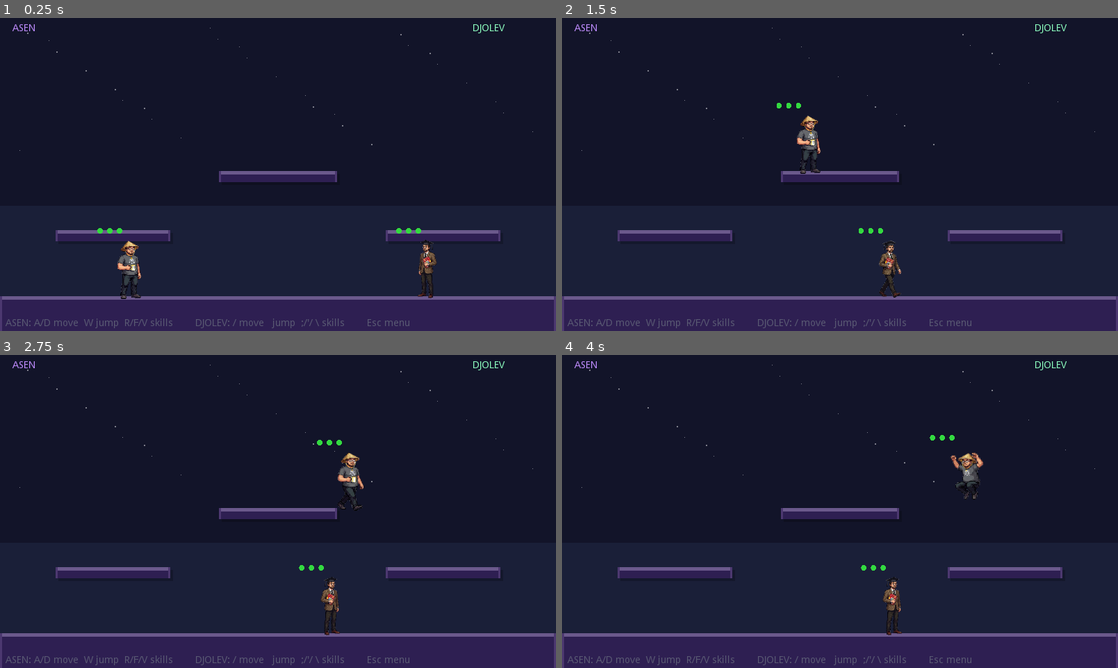
Above: before the commit, frames 1-4 (two rows, left to right).
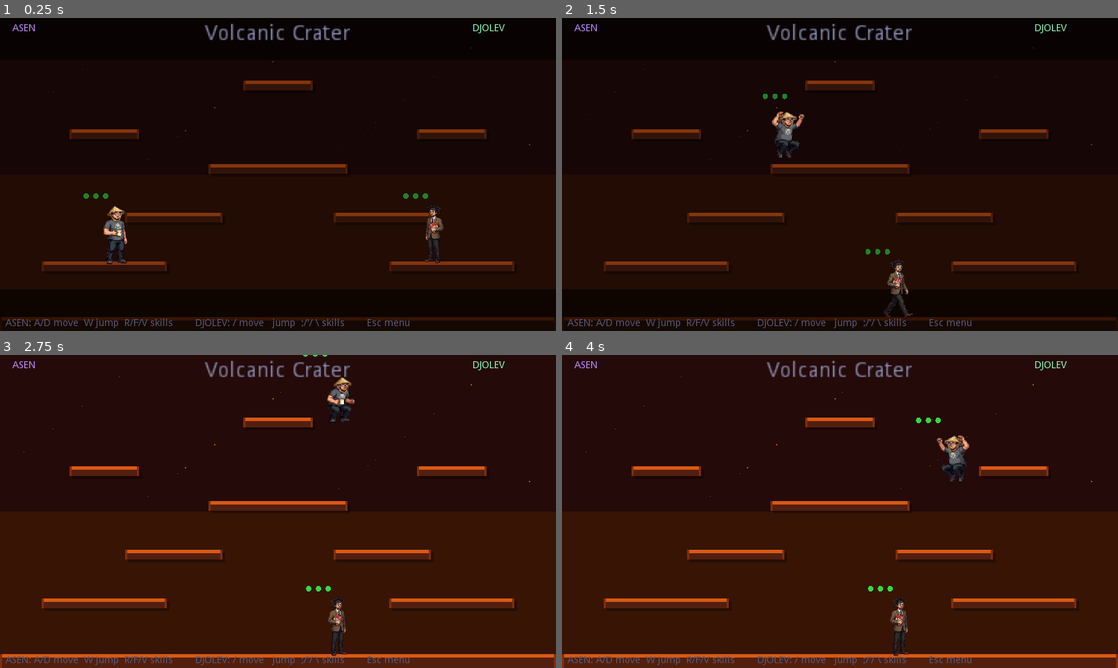
Above: after the commit, the same moments.

Repository: asenmitrev/cucugo
Game: Godot game, scene res://scenes/Main.tscn
The game is run twice, just before and just after one commit, with the same random seed, the same clock (stepped at 60 frames per second) and the same inputs. This scene is started directly instead of the project's main scene.
Inputs:
- Up to frame 1 (0.25 s): no input
- Up to frame 2 (1.5 s): tap Enter at 0.5 s; hold D (p1_right) 0.53-1.28 s; hold Left (p2_left) 0.53-1.28 s; tap W (p1_jump) at 0.77 s; hold Down from 1.28 s (still down); tap Right (p2_right) at 1.35 s
- Up to frame 3 (2.75 s): tap W (p1_jump) at 1.52 s; release Down at 2.03 s; hold D (p1_right) from 2.03 s (still down); tap Enter at 2.1 s
- Up to frame 4 (4 s): tap Keypad Enter at 2.85 s; tap W (p1_jump) at 3.02, 3.77 s; release D (p1_right) at 3.53 s; hold A (p1_left) from 3.53 s (still down); tap Space at 3.6 s

The runs differ from the first frame. In frame 1, 99% of the frame differs, in the area x 0-100%, y 0-100%; in frame 2, 99%; in frame 3, 99%; in frame 4, 99%.

Commit message:
feat: add level system with multiple stages
- Add LevelDef resource class for defining levels
- Create 5 levels: classic, skyscraper, crater, frost_bridge, coliseum
- Randomize level selection each round (no repeats)
- Per-level backgrounds, star fields, platform colors, start positions
- Level transition flash effect on round restart

Diff:
--- a/project.godot
+++ b/project.godot
@@ -15,12 +15,18 @@
 "path": "res://scripts/CharacterDef.gd"
 }, {
 "base": "Resource",
+"class": "LevelDef",
+"language": "GDScript",
+"path": "res://scripts/LevelDef.gd"
+}, {
+"base": "Resource",
 "class": "SkillDef",
 "language": "GDScript",
 "path": "res://scripts/SkillDef.gd"
 } ]
 _global_script_class_icons={
 "CharacterDef": "",
+"LevelDef": "",
 "SkillDef": ""
 }
 
--- /dev/null
+++ b/resources/levels/classic.tres
@@ -0,0 +1,20 @@
+[gd_resource type="Resource" load_steps=2 format=2]
+
+[ext_resource path="res://scripts/LevelDef.gd" type="Script" id=1]
+
+[resource]
+script = ExtResource( 1 )
+level_name = "Classic Arena"
+bg_top = Color( 0.07, 0.08, 0.16, 1 )
+bg_bottom = Color( 0.1, 0.12, 0.22, 1 )
+bg_split = 0.6
+plat_fill = Color( 0.18, 0.12, 0.32, 1 )
+plat_highlight = Color( 0.42, 0.35, 0.55, 1 )
+plat_shadow = Color( 0.3, 0.22, 0.44, 1 )
+plat_dark = Color( 0, 0, 0, 0.22 )
+star_seed = 42
+star_color = Color( 1, 1, 1, 0.45 )
+star_count = 28
+start_p1 = Vector2( 140, 300 )
+start_p2 = Vector2( 570, 300 )
+platforms_str = "0,400,800,50|80,305,165,16|555,305,165,16|315,220,170,16"
--- /dev/null
+++ b/resources/levels/coliseum.tres
@@ -0,0 +1,20 @@
+[gd_resource type="Resource" load_steps=2 format=2]
+
+[ext_resource path="res://scripts/LevelDef.gd" type="Script" id=1]
+
+[resource]
+script = ExtResource( 1 )
+level_name = "Golden Coliseum"
+bg_top = Color( 0.12, 0.08, 0.02, 1 )
+bg_bottom = Color( 0.2, 0.14, 0.04, 1 )
+bg_split = 0.55
+plat_fill = Color( 0.35, 0.25, 0.08, 1 )
+plat_highlight = Color( 0.9, 0.7, 0.15, 1 )
+plat_shadow = Color( 0.55, 0.4, 0.12, 1 )
+plat_dark = Color( 0, 0, 0, 0.25 )
+star_seed = 789
+star_color = Color( 1, 0.85, 0.3, 0.5 )
+star_count = 30
+start_p1 = Vector2( 100, 300 )
+start_p2 = Vector2( 650, 300 )
+platforms_str = "0,430,800,20|300,340,200,14|40,350,130,14|630,350,130,14|160,270,120,14|520,270,120,14|310,200,180,14|100,140,110,14|590,140,110,14|340,70,120,14"
--- /dev/null
+++ b/resources/levels/crater.tres
@@ -0,0 +1,20 @@
+[gd_resource type="Resource" load_steps=2 format=2]
+
+[ext_resource path="res://scripts/LevelDef.gd" type="Script" id=1]
+
+[resource]
+script = ExtResource( 1 )
+level_name = "Volcanic Crater"
+bg_top = Color( 0.14, 0.04, 0.03, 1 )
+bg_bottom = Color( 0.22, 0.08, 0.02, 1 )
+bg_split = 0.5
+plat_fill = Color( 0.32, 0.12, 0.06, 1 )
+plat_highlight = Color( 0.85, 0.35, 0.08, 1 )
+plat_shadow = Color( 0.5, 0.18, 0.05, 1 )
+plat_dark = Color( 0, 0, 0, 0.3 )
+star_seed = 256
+star_color = Color( 1, 0.6, 0.15, 0.55 )
+star_count = 20
+start_p1 = Vector2( 120, 280 )
+start_p2 = Vector2( 580, 280 )
+platforms_str = "0,430,800,20|60,350,180,14|560,350,180,14|180,280,140,14|480,280,140,14|300,210,200,14|100,160,100,14|600,160,100,14|350,90,100,14"
--- /dev/null
+++ b/resources/levels/frost_bridge.tres
@@ -0,0 +1,20 @@
+[gd_resource type="Resource" load_steps=2 format=2]
+
+[ext_resource path="res://scripts/LevelDef.gd" type="Script" id=1]
+
+[resource]
+script = ExtResource( 1 )
+level_name = "Frost Bridge"
+bg_top = Color( 0.04, 0.08, 0.18, 1 )
+bg_bottom = Color( 0.08, 0.15, 0.3, 1 )
+bg_split = 0.65
+plat_fill = Color( 0.12, 0.22, 0.35, 1 )
+plat_highlight = Color( 0.5, 0.75, 1, 1 )
+plat_shadow = Color( 0.25, 0.45, 0.65, 1 )
+plat_dark = Color( 0, 0, 0, 0.2 )
+star_seed = 512
+star_color = Color( 0.7, 0.85, 1, 0.5 )
+star_count = 40
+start_p1 = Vector2( 100, 300 )
+start_p2 = Vector2( 650, 300 )
+platforms_str = "0,420,180,30|620,420,180,30|160,360,100,12|540,360,100,12|280,320,80,12|440,320,80,12|340,270,120,12|140,240,100,12|560,240,100,12|340,170,120,12|200,120,90,12|510,120,90,12"
--- /dev/null
+++ b/resources/levels/skyscraper.tres
@@ -0,0 +1,20 @@
+[gd_resource type="Resource" load_steps=2 format=2]
+
+[ext_resource path="res://scripts/LevelDef.gd" type="Script" id=1]
+
+[resource]
+script = ExtResource( 1 )
+level_name = "Neon Skyscraper"
+bg_top = Color( 0.02, 0.06, 0.12, 1 )
+bg_bottom = Color( 0.06, 0.15, 0.25, 1 )
+bg_split = 0.55
+plat_fill = Color( 0.08, 0.22, 0.28, 1 )
+plat_highlight = Color( 0.2, 0.8, 0.7, 1 )
+plat_shadow = Color( 0.12, 0.45, 0.5, 1 )
+plat_dark = Color( 0, 0, 0, 0.25 )
+star_seed = 137
+star_color = Color( 0.3, 1, 0.9, 0.5 )
+star_count = 35
+start_p1 = Vector2( 100, 300 )
+start_p2 = Vector2( 620, 200 )
+platforms_str = "0,420,800,30|50,340,140,14|200,290,130,14|470,290,130,14|620,340,140,14|310,200,180,14|120,150,110,14|570,150,110,14|340,80,120,14"
--- /dev/null
+++ b/scripts/LevelDef.gd
@@ -0,0 +1,38 @@
+extends Resource
+class_name LevelDef
+
+export var level_name: String = "Untitled"
+
+# Background
+export var bg_top: Color = Color(0.07, 0.08, 0.16)
+export var bg_bottom: Color = Color(0.10, 0.12, 0.22)
+export var bg_split: float = 0.6
+
+# Platform rendering
+export var plat_fill: Color = Color(0.18, 0.12, 0.32)
+export var plat_highlight: Color = Color(0.42, 0.35, 0.55)
+export var plat_shadow: Color = Color(0.30, 0.22, 0.44)
+export var plat_dark: Color = Color(0, 0, 0, 0.22)
+
+# Stars / ambient particles
+export var star_seed: int = 42
+export var star_color: Color = Color(1, 1, 1, 0.45)
+export var star_count: int = 28
+
+# Spawn positions
+export var start_p1: Vector2 = Vector2(140, 300)
+export var start_p2: Vector2 = Vector2(570, 300)
+
+# Platforms: "x,y,w,h|x,y,w,h|..."
+export var platforms_str: String = ""
+
+func _get_platforms() -> Array:
+	var out: Array = []
+	if platforms_str == "":
+		return out
+	var entries: Array = platforms_str.split("|")
+	for entry in entries:
+		var parts: Array = entry.split(",")
+		if parts.size() == 4:
+			out.append([float(parts[0]), float(parts[1]), float(parts[2]), float(parts[3])])
+	return out
--- a/scripts/Main.gd
+++ b/scripts/Main.gd
@@ -6,15 +6,16 @@
 const SW := 90.0
 const SH := 90.0
 
-const P1_START := Vector2(140.0, 300.0)
-const P2_START := Vector2(570.0, 300.0)
-
-const PLATS := [
-	[0.0,   400.0, 800.0, 50.0],
-	[80.0,  305.0, 165.0, 16.0],
-	[555.0, 305.0, 165.0, 16.0],
-	[315.0, 220.0, 170.0, 16.0],
-]
+# --- Level system ---
+const LEVEL_CLASSIC = preload("res://resources/levels/classic.tres")
+const LEVEL_SKYSCRAPER = preload("res://resources/levels/skyscraper.tres")
+const LEVEL_CRATER = preload("res://resources/levels/crater.tres")
+const LEVEL_FROST = preload("res://resources/levels/frost_bridge.tres")
+const LEVEL_COLISEUM = preload("res://resources/levels/coliseum.tres")
+const _levels = [LEVEL_CLASSIC, LEVEL_SKYSCRAPER, LEVEL_CRATER, LEVEL_FROST, LEVEL_COLISEUM]
+var active_level = null
+var _prev_level_idx = -1
+var _level_flash_t = 0.0
 
 
 var ASEN_DEF   = preload("res://resources/asen.tres")
@@ -171,16 +172,39 @@
 var _lbl_winner: Label
 var _lbl_restart: Label
 var _lbl_controls: Label
+var _lbl_level: Label
+
+
+func _pick_level() -> void:
+	var idx: int = 0
+	if _levels.size() > 1:
+		idx = randi() % _levels.size()
+		while idx == _prev_level_idx:
+			idx = randi() % _levels.size()
+		_prev_level_idx = idx
+	else:
+		idx = 0
+	active_level = _levels[idx]
+	_level_flash_t = 2.5
+	if _lbl_level != null:
+		_lbl_level.text = active_level.level_name
 
 
 func _ready() -> void:
 	OS.window_fullscreen = true
 	MenuManager.locked = false
+	_pick_level()
+
 	var ui := CanvasLayer.new()
 	add_child(ui)
 
 	var _p1: CharacterDef = p1_def if p1_def != null else ASEN_DEF
 	var _p2: CharacterDef = p2_def if p2_def != null else DJOLEV_DEF
+	_lbl_level = _make_lbl(active_level.level_name, Vector2(0, 8), Color(0.55, 0.55, 0.7, 1))
+	_lbl_level.rect_size = Vector2(W / 2.2, 30)
+	_lbl_level.rect_scale = Vector2(2.2, 2.2)
+	_lbl_level.align = Label.ALIGN_CENTER
+
 	_lbl_p1 = _make_lbl(_p1.display_name, Vector2(18, 8), _p1.label_color)
 	_lbl_p2 = _make_lbl(_p2.display_name, Vector2(680, 8), _p2.label_color)
 	_lbl_controls = _make_lbl(
@@ -198,7 +222,7 @@
 	_lbl_restart.align = Label.ALIGN_CENTER
 	_lbl_restart.visible = false
 
-	for lbl in [_lbl_p1, _lbl_p2, _lbl_controls, _lbl_winner, _lbl_restart]:
+	for lbl in [_lbl_p1, _lbl_p2, _lbl_controls, _lbl_winner, _lbl_restart, _lbl_level]:
 		ui.add_child(lbl)
 
 	_init_player(0, _p1)
@@ -225,9 +249,10 @@
 	var tex: Dictionary = _TEX[def.char_name]
 
 	var slot: String = "p1" if i == 0 else "p2"
+	var start_pos: Vector2 = active_level.start_p1 if i == 0 else active_level.start_p2
 	pl[i] = {
 		"def": def,
-		"name": def.display_name, "pos": P1_START if i == 0 else P2_START, "vel": Vector2.ZERO,
+		"name": def.display_name, "pos": start_pos, "vel": Vector2.ZERO,
 		"right": i == 0, "on_gnd": false,
 		"state": "idle",
 		"dead": false, "death_t": 0.0,
@@ -257,6 +282,10 @@
 
 func _process(delta: float) -> void:
 	var dt := min(delta, 0.1)
+
+	# Level flash countdown
+	if _level_flash_t > 0.0:
+		_level_flash_t = max(0.0, _level_flash_t - dt)
 
 	if game_over:
 		restart_t += dt
@@ -469,7 +498,8 @@
 
 func _collide_plats(p: Dictionary) -> void:
 	p["on_gnd"] = false
-	for plat in PLATS:
+	var plats: Array = active_level._get_platforms()
+	for plat in plats:
 		var px: float = plat[0]
 		var py: float = plat[1]
 		var pw: float = plat[2]
@@ -488,7 +518,8 @@
 
 func _collide_effect_plats(ae: Dictionary) -> void:
 	var rect: Rect2 = ae["rect"]
-	for plat in PLATS:
+	var plats: Array = active_level._get_platforms()
+	for plat in plats:
 		var px: float = plat[0]
 		var py: float = plat[1]
 		var pw: float = plat[2]
@@ -515,6 +546,7 @@
 
 
 func _restart_round() -> void:
+	_pick_level()
 	# Remove old sprites
 	for i in [0, 1]:
 		if pl[i].has("spr"):
@@ -536,25 +568,41 @@
 
 
 func _draw() -> void:
-	draw_rect(Rect2(0, 0, W, H), Color(0.07, 0.08, 0.16))
-	draw_rect(Rect2(0, H * 0.6, W, H * 0.4), Color(0.10, 0.12, 0.22))
-
-	for i in range(28):
-		var sx := fmod(float(i * 137 + 29), 780.0) + 10.0
-		var sy := fmod(float(i * 97 + 13), 185.0) + 8.0
+	var lev: Resource = active_level
+	var bg_top: Color = lev.bg_top
+	var bg_bottom: Color = lev.bg_bottom
+	var split_y: float = H * lev.bg_split
+
+	# Background
+	draw_rect(Rect2(0, 0, W, split_y), bg_top)
+	draw_rect(Rect2(0, split_y, W, H - split_y), bg_bottom)
+
+	# Stars (deterministic from level seed)
+	var seedd: int = lev.star_seed
+	var star_col: Color = lev.star_color
+	var star_cnt: int = lev.star_count
+	for i in range(star_cnt):
+		var sx := fmod(float(i * 137 + seedd), 780.0) + 10.0
+		var sy := fmod(float(i * 97 + seedd * 3), float(split_y - 20.0)) + 8.0
 		var sz := 2.0 if i % 3 == 0 else 1.0
-		draw_rect(Rect2(sx, sy, sz, sz), Color(1, 1, 1, 0.45))
-
-	for plat in PLATS:
+		draw_rect(Rect2(sx, sy, sz, sz), star_col)
+
+	# Platforms
+	var plats: Array = lev._get_platforms()
+	var pf: Color = lev.plat_fill
+	var ph: Color = lev.plat_highlight
+	var ps: Color = lev.plat_shadow
+	var pd: Color = lev.plat_dark
+	for plat in plats:
 		var px: float = plat[0]
 		var py: float = plat[1]
 		var pw: float = plat[2]
-		var ph: float = plat[3]
-		draw_rect(Rect2(px + 4, py + 4, pw, ph), Color(0, 0, 0, 0.22))
-		draw_rect(Rect2(px, py, pw, ph), Color(0.18, 0.12, 0.32))
-		draw_rect(Rect2(px, py, pw, 5), Color(0.42, 0.35, 0.55))
-		draw_rect(Rect2(px, py, 3, ph), Color(0.30, 0.22, 0.44))
-		draw_rect(Rect2(px + pw - 3, py, 3, ph), Color(0.30, 0.22, 0.44))
+		var pheight: float = plat[3]
+		draw_rect(Rect2(px + 4, py + 4, pw, pheight), pd)
+		draw_rect(Rect2(px, py, pw, pheight), pf)
+		draw_rect(Rect2(px, py, pw, 5), ph)
+		draw_rect(Rect2(px, py, 3, pheight), ps)
+		draw_rect(Rect2(px + pw - 3, py, 3, pheight), ps)
 
 	# Active skill effect hitboxes
 	for i in [0, 1]:
@@ -611,4 +659,11 @@
 	if game_over:
 		draw_rect(Rect2(0, 0, W, H), Color(0, 0, 0, 0.58))
 
+	# Level transition flash
+	if _level_flash_t > 0.0:
+		var flash_alpha: float = min(1.0, _level_flash_t)
+		draw_rect(Rect2(0, 0, W, H), Color(0, 0, 0, 0.4 * flash_alpha))
+		draw_rect(Rect2(0, 0, W, 60), Color(0, 0, 0, 0.6 * flash_alpha))
+		draw_rect(Rect2(0, H - 60, W, 60), Color(0, 0, 0, 0.6 * flash_alpha))
+
 	MenuManager.draw_overlay(self)
